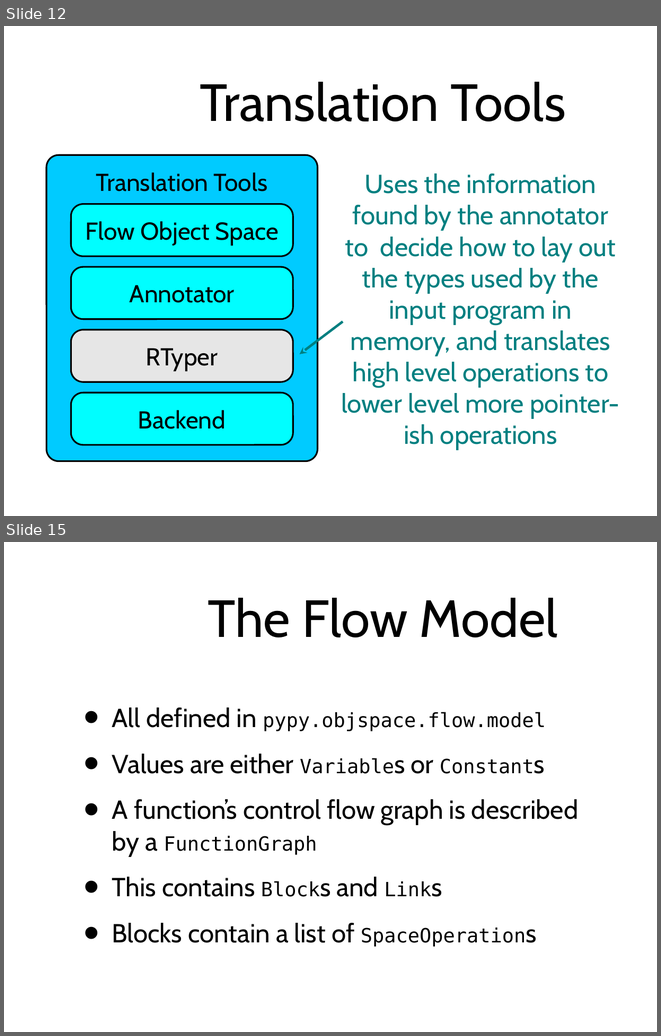
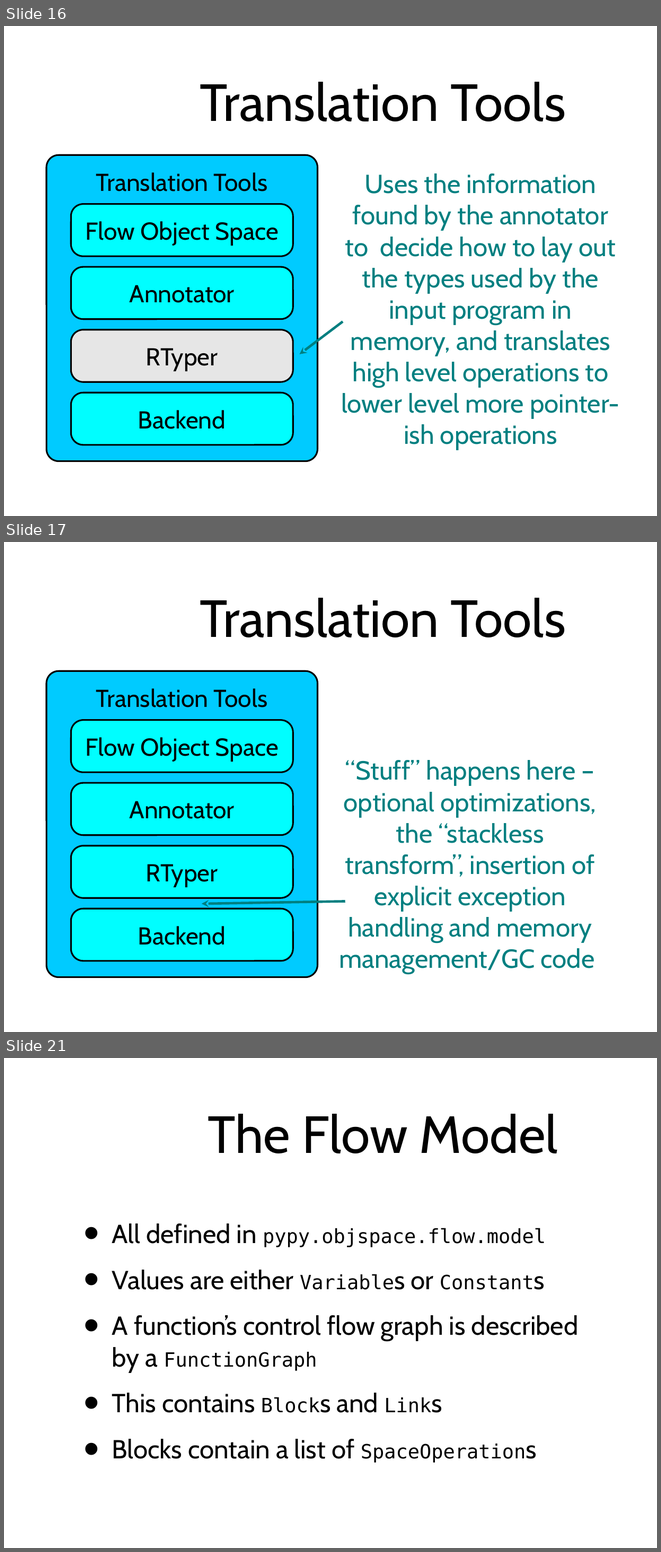
Before and after one commit to wdv4758h/pypy-extradoc, a slide deck: talk/sprint-introduction.ppt. Shown one above the other, each under a label of ours: slides 12 and 15 before the commit, slides 16, 17 and 21 after it; the slides between them are not shown. The pictures are 661x1036 and 661x1552 pixels, drawn with LibreOffice and Linux fonts; fonts in the diff are those of the drawing; background and template pictures are left out. Boxes give left, top, right and bottom in pixels: in the first picture for what was removed or moved away, otherwise in the second. Text is boxed around its words. In the diff, an @@ line names an element or a change of style, - is before the commit and + after.

```diff
--- a/talk/sprint-introduction.ppt
+++ b/talk/sprint-introduction.ppt
@@ slide 17 added at <box>4,542,657,1032</box>, background #FFFFFF @@
@@ title added at <box>200,598,566,637</box>, 64 pt, text #000000 @@
+Translation Tools
@@ freeform shape added at <box>46,671,317,977</box>, fill #00CBFF, outline #000000 2.01 pt, 30 pt, text #000000 @@
+Translation Tools
@@ rounded rectangle added at <box>71,720,293,773</box>, fill #00FEFF, outline #000000 2.01 pt, 30 pt, text #000000 @@
+Flow Object Space
@@ text added at <box>339,760,596,973</box>, 32 pt, text #007F80 @@
+“Stuff” happens here – optional optimizations, the “stackless transform”, insertion of explicit exception handling and memory management/GC code
@@ rounded rectangle added at <box>71,783,293,835</box>, fill #00FEFF, outline #000000 2.01 pt, 30 pt, text #000000 @@
+Annotator
@@ rounded rectangle added at <box>71,846,293,898</box>, fill #00FEFF, outline #000000 2.01 pt, 30 pt, text #000000 @@
+RTyper
@@ arrow added from (345, 901) to (202, 903), #007F80 3 pt @@
@@ rounded rectangle added at <box>71,909,293,961</box>, fill #00FEFF, outline #000000 2.01 pt, 30 pt, text #000000 @@
+Backend
@@ what was slide 12 is now slide 16 @@
@@ what was slide 15 is now slide 21 @@
```
Also in this commit, not shown: 11 slides changed, 9 other slides added, 1 slide removed, 28 other files.
